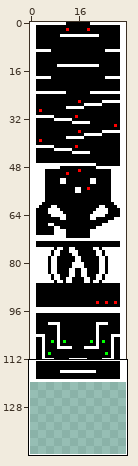
Two states of a sprite sheet, assets/stages.png. Above: a wide view before the commit, with the close-up outlined.
Close-up. Before the edit:
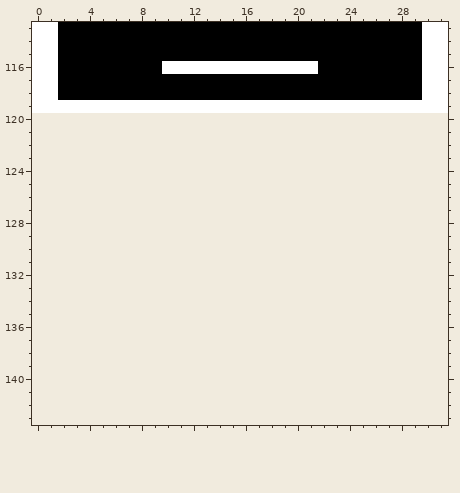
The file is 32x120 pixels. Shown: x 0..31, y 113..143. The old version is drawn lined up with the new one, on the new canvas.
After the commit:
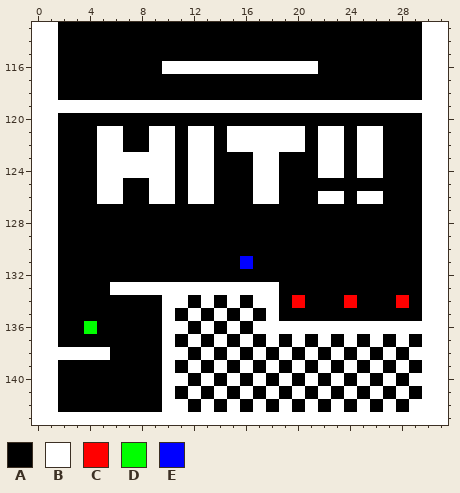
Palette (. is transparent): A #000000  B #ffffff  C #ff0000  D #00ff00  E #0000ff
What changed:
canvas 32x120 -> 32x144
y 120: x 0..31 ................................ -> BBAAAAAAAAAAAAAAAAAAAAAAAAAAAABB
y 121..122: x 0..31 ................................ -> BBAAABBAABBABBABBBBBBABBABBAAABB
y 123..124: x 0..31 ................................ -> BBAAABBBBBBABBAAABBAAABBABBAAABB
y 125: x 0..31 ................................ -> BBAAABBAABBABBAAABBAAAAAAAAAAABB
y 126: x 0..31 ................................ -> BBAAABBAABBABBAAABBAAABBABBAAABB
y 127..130: x 0..31 ................................ -> BBAAAAAAAAAAAAAAAAAAAAAAAAAAAABB
y 131: x 0..31 ................................ -> BBAAAAAAAAAAAAAAEAAAAAAAAAAAAABB
y 132: x 0..31 ................................ -> BBAAAAAAAAAAAAAAAAAAAAAAAAAAAABB
y 133: x 0..31 ................................ -> BBAAAABBBBBBBBBBBBBAAAAAAAAAAABB
y 134: x 0..31 ................................ -> BBAAAAAAAABBABABABBACAAACAAACABB
y 135: x 0..31 ................................ -> BBAAAAAAAABABABABABAAAAAAAAAAABB
y 136: x 0..31 ................................ -> BBAADAAAAABBABABABBBBBBBBBBBBBBB
y 137: x 0..31 ................................ -> BBAAAAAAAABABABABABABABABABABABB
y 138: x 0..31 ................................ -> BBBBBBAAAABBABABABABABABABABABBB
y 139: x 0..31 ................................ -> BBAAAAAAAABABABABABABABABABABABB
y 140: x 0..31 ................................ -> BBAAAAAAAABBABABABABABABABABABBB
y 141: x 0..31 ................................ -> BBAAAAAAAABABABABABABABABABABABB
y 142: x 0..31 ................................ -> BBAAAAAAAABBABABABABABABABABABBB
y 143: x 0..31 ................................ -> BBBBBBBBBBBBBBBBBBBBBBBBBBBBBBBB
Changed places in both close-ups, as pixel boxes (x1, y1, x2, y2):
added: (32, 113, 448, 425)
